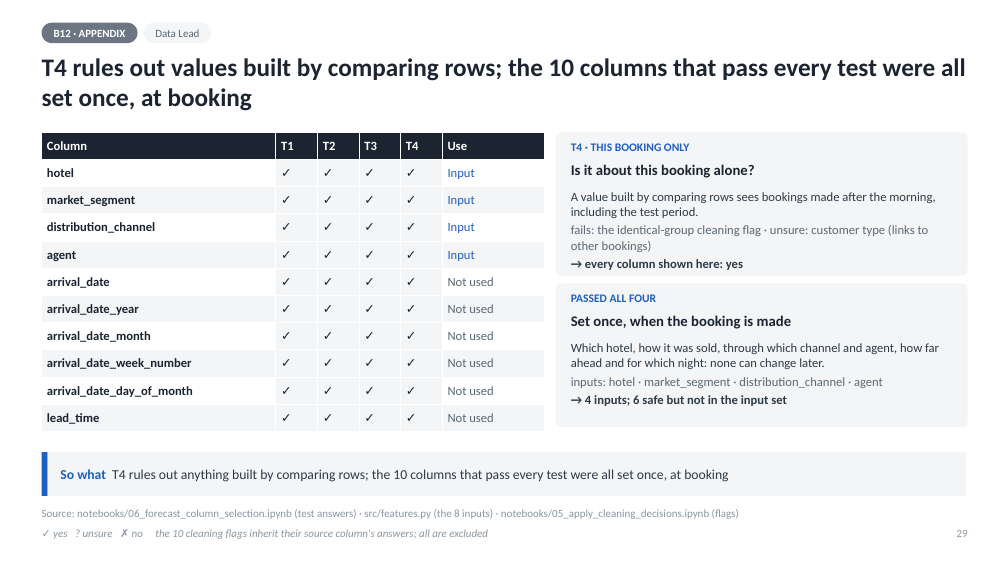
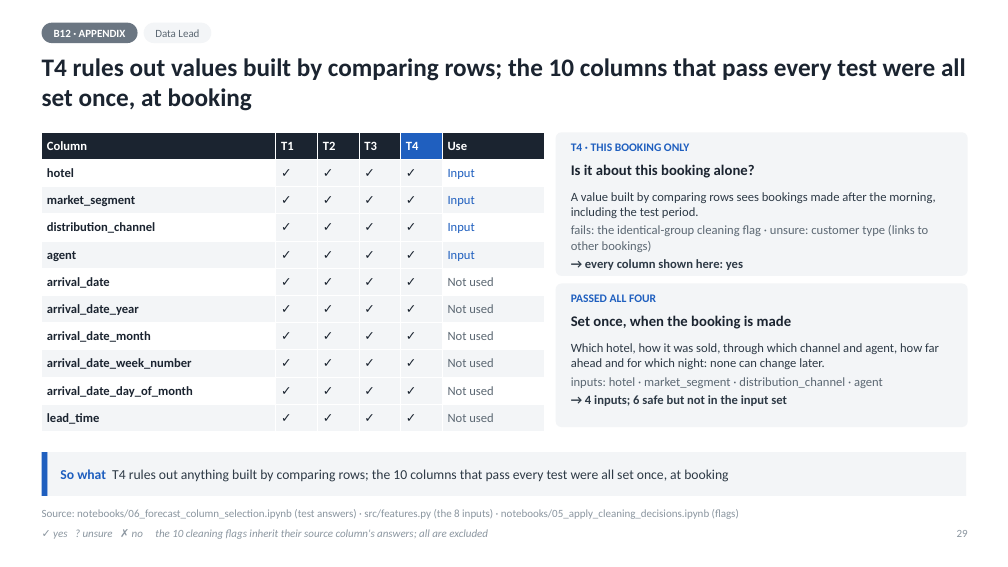
Before and after one commit to rohitpandeyai-star/IIT_GN_W06, a slide deck: slide 29 of Hotel_Overbooking_Executive_Deck.pptx. Drawn at 1008x567 pixels with LibreOffice and Linux fonts; fonts in the diff are those of the drawing. Boxes give left, top, right and bottom in pixels: in the first picture for what was removed or moved away, otherwise in the second. Text is boxed around its words. In the diff, an @@ line names an element or a change of style, - is before the commit and + after.

Commit message:
Improve executive deck layout and mapping
Refine chart, table, and text sizing to improve slide readability, and generate the original-to-executive slide mapping from slide codes for consistent references.

```diff
--- a/Hotel_Overbooking_Executive_Deck.pptx
+++ b/Hotel_Overbooking_Executive_Deck.pptx
@@ table at [42, 132, 544, 432] @@
@@ fill #1B2430 to #1F5FBF in row 1, column 5 @@
```
Also in this commit, not shown: 14 other slides changed, 7 other files.
